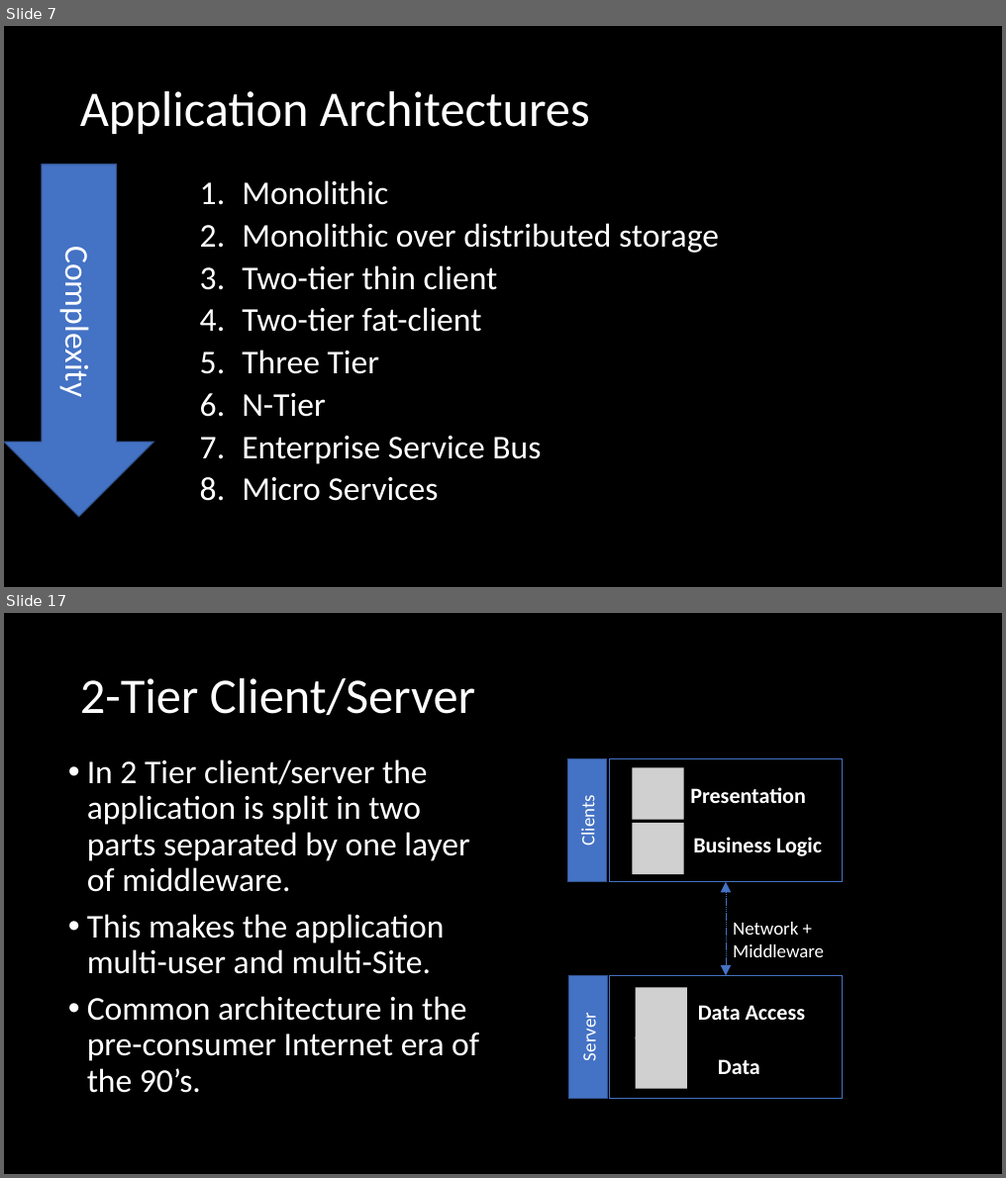
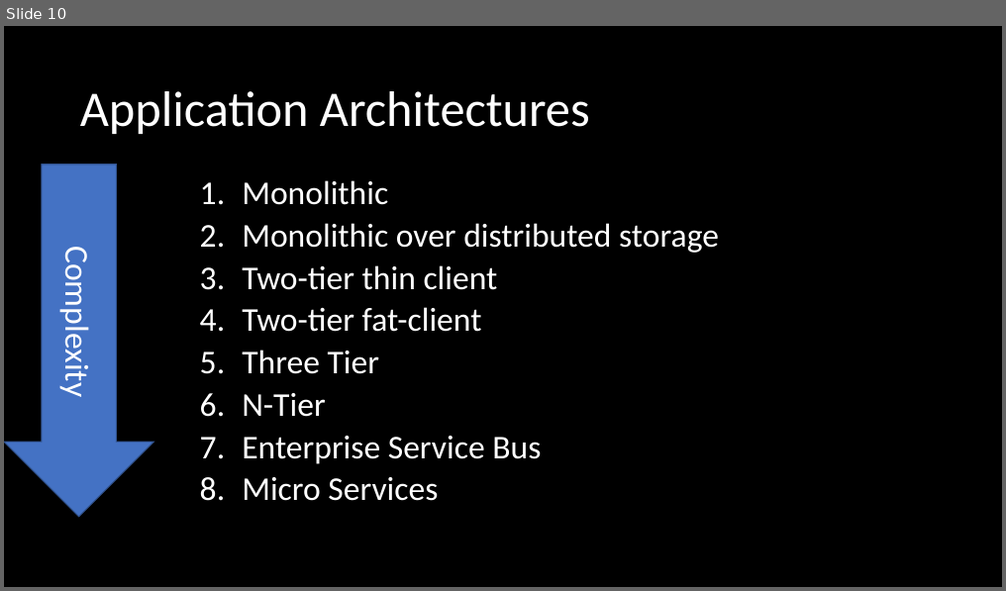
Before and after one commit to orstewar/ist346-content, a slide deck: content/09-services-application-architectures.pptx. Shown one above the other, each under a label of ours: slides 7 and 17 before the commit, slide 10 after it; the slides between them are not shown. The pictures are 1006x1178 and 1006x591 pixels, drawn with LibreOffice and Linux fonts; fonts in the diff are those of the drawing; grey boxes stand for pictures. Boxes give left, top, right and bottom in pixels: in the first picture for what was removed or moved away, otherwise in the second. Text is boxed around its words. In the diff, an @@ line names an element or a change of style, - is before the commit and + after.

```diff
--- a/content/09-services-application-architectures.pptx
+++ b/content/09-services-application-architectures.pptx
@@ slide 17 removed at [4, 613, 1002, 1174], background #000000 @@
@@ title removed at [80, 678, 475, 715] @@
-2-Tier Client/Server
@@ text removed at [87, 760, 479, 1093] @@
-• In 2 Tier client/server the application is split in two parts separated by one layer of middleware.
-• This makes the application multi-user and multi-Site.
-• Common architecture in the pre-consumer Internet era of the 90’s.
@@ rectangle removed at [568, 760, 606, 882] @@
-Clients
@@ group removed at [610, 760, 843, 882]: 2 texts, 2 pictures, 1 rectangle @@
-Presentation
-Business Logic
@@ double arrow removed from (726, 882) to (726, 976) @@
@@ text removed at [733, 922, 824, 958] @@
-Network +
-Middleware
@@ rectangle removed at [569, 975, 608, 1098] @@
-Server
@@ group removed at [610, 976, 843, 1099]: 2 pictures, 2 texts, 1 rectangle @@
-Data Access
-Data
@@ what was slide 7 is now slide 10 @@
```
Also in this commit, not shown: 5 slides changed, 4 slides added, 22 other slides removed, 2 other files.
